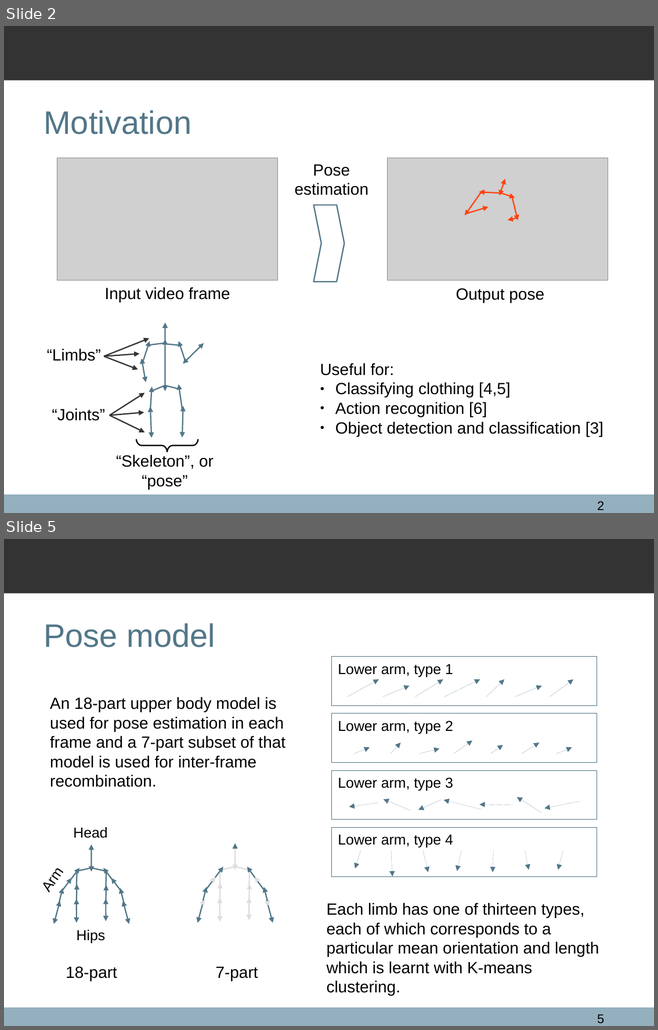
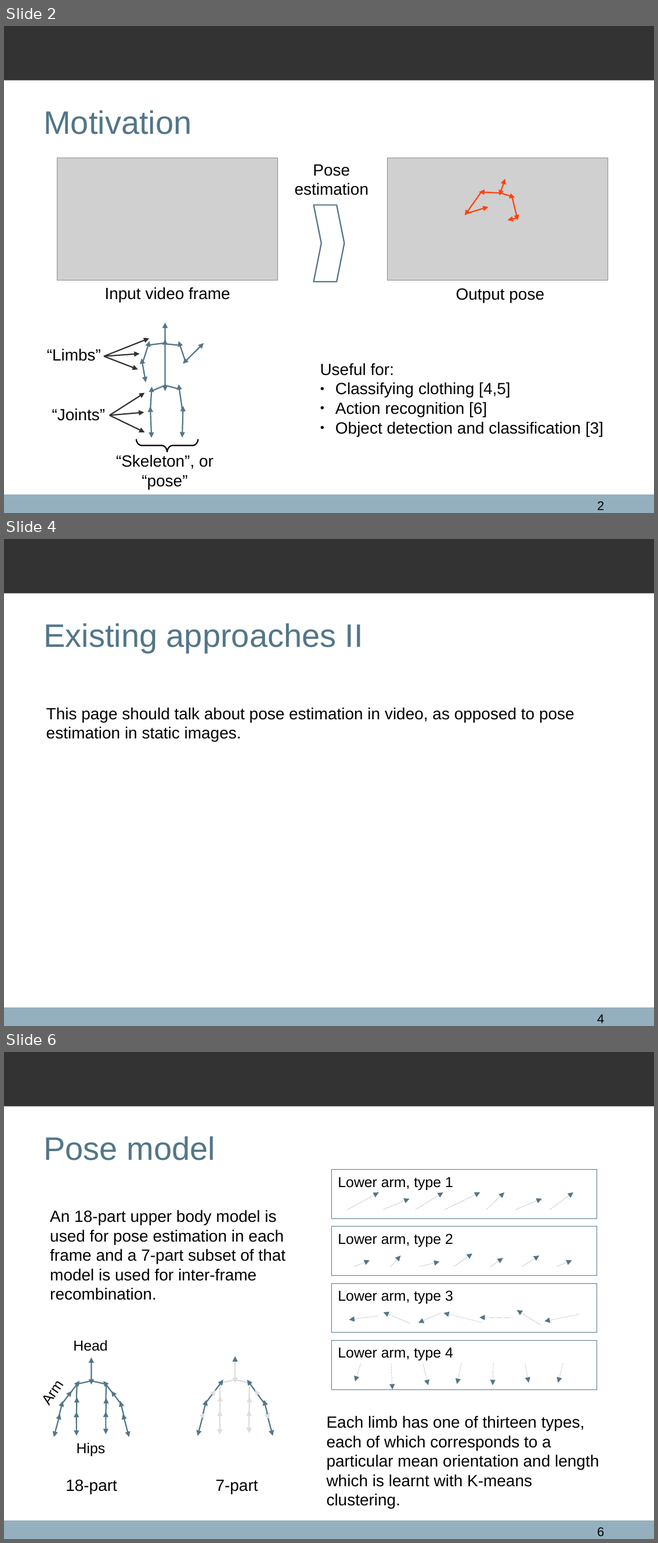
Before and after one commit to qxcv/comp2560, a slide deck: presentation/presentation.odp. Shown one above the other, each under a label of ours: slides 2 and 5 before the commit, slides 2, 4 and 6 after it; the slides between them are not shown. The pictures are 658x1030 and 658x1543 pixels, drawn with LibreOffice and Linux fonts; fonts in the diff are those of the drawing; grey boxes stand for pictures; background and template pictures are left out. Boxes give left, top, right and bottom in pixels: in the first picture for what was removed or moved away, otherwise in the second. Text is boxed around its words. In the diff, an @@ line names an element or a change of style, - is before the commit and + after.

```diff
--- a/presentation/presentation.odp
+++ b/presentation/presentation.odp
@@ slide 4 added at (4, 539, 654, 1026), background #FFFFFF; not listed: 2 template elements that a slide beside it also shows @@
@@ title added at (43, 623, 363, 652), 36 pt, text #527688 @@
+Existing approaches II
@@ text added at (46, 707, 574, 742), 18 pt, text #000000 @@
+This page should talk about pose estimation in video, as opposed to pose estimation in static images.
@@ page number added at (597, 1015, 604, 1023), 14 pt, text #000000 @@
+4
@@ what was slide 5 is now slide 6 @@
@@ page number at (597, 1528, 604, 1536): text changed @@
-5
+6
```
Also in this commit, not shown: 4 slides changed, 1 other slide added, 1 other file.
